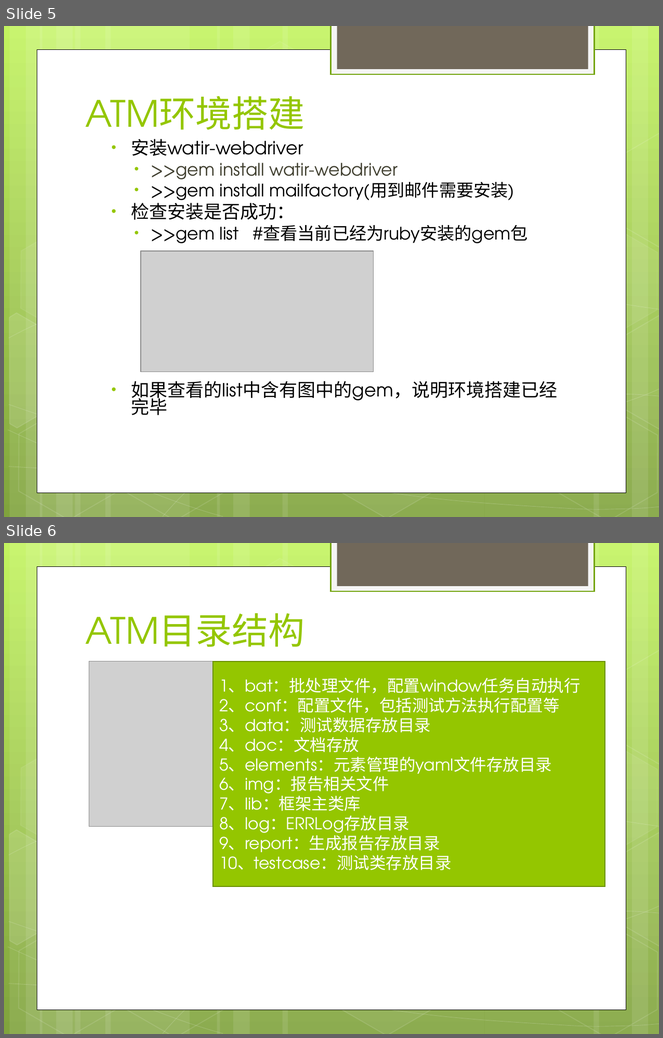
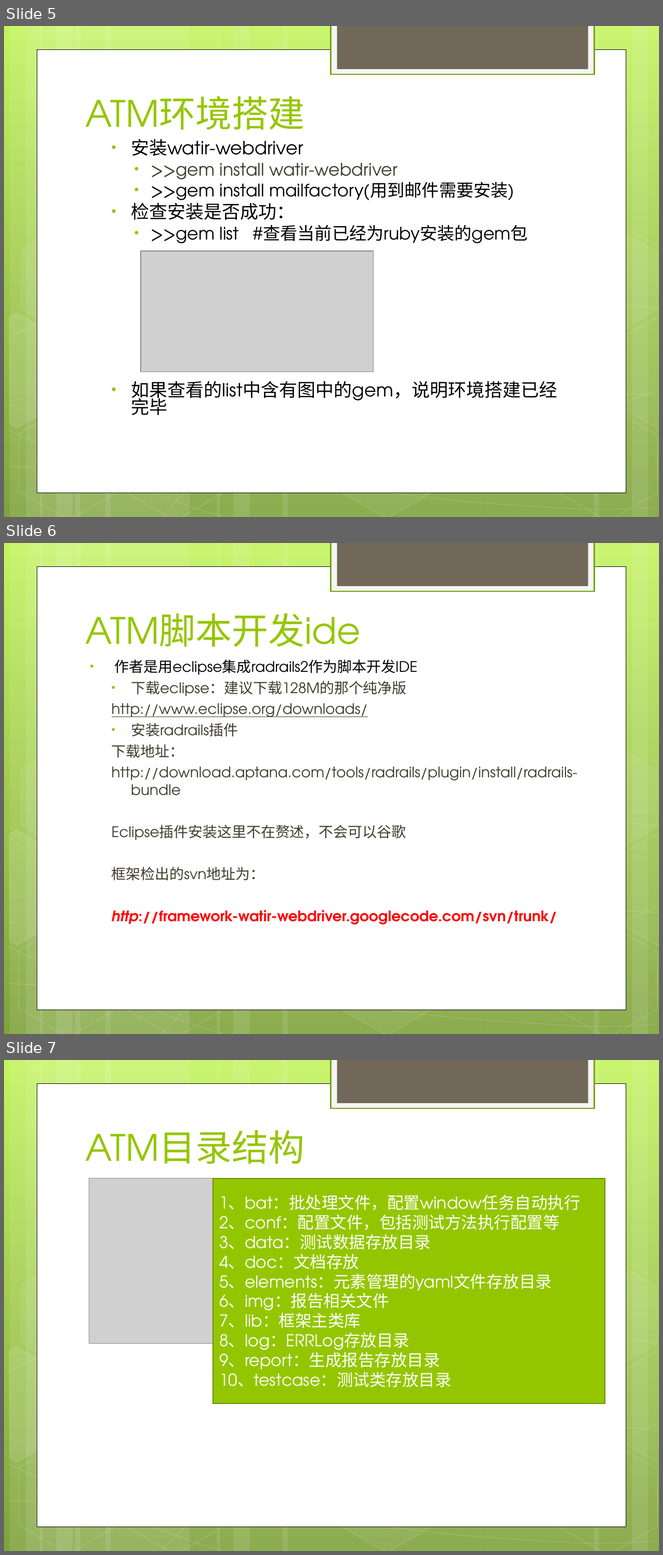
Before and after one commit to Shartul/framework-watir-webdriver, a slide deck: AutoTest/doc/ATM.ppt. Shown one above the other, each under a label of ours: slides 5 and 6 before the commit, slides 5, 6 and 7 after it. The pictures are 663x1038 and 663x1555 pixels, drawn with LibreOffice and Linux fonts; fonts in the diff are those of the drawing; grey boxes stand for pictures. Boxes give left, top, right and bottom in pixels: in the first picture for what was removed or moved away, otherwise in the second. Text is boxed around its words. In the diff, an @@ line names an element or a change of style, - is before the commit and + after.

```diff
--- a/AutoTest/doc/ATM.ppt
+++ b/AutoTest/doc/ATM.ppt
@@ slide 6 added at (x1=4, y1=543, x2=659, y2=1034), background gradient #C2F35F to #80A33D; not listed: 31 template elements that a slide beside it also shows @@
@@ title added at (x1=85, y1=613, x2=360, y2=660), 40 pt, text #94C600 @@
+ATM脚本开发ide
@@ text added at (x1=112, y1=659, x2=578, y2=925), 16 pt, text #3E3D2D @@
+• 作者是用eclipse集成radrails2作为脚本开发IDE
+  • 下载eclipse：建议下载128M的那个纯净版
+  http://www.eclipse.org/downloads/
+  • 安装radrails插件
+  下载地址：
+  http://download.aptana.com/tools/radrails/plugin/install/radrails-bundle
+  Eclipse插件安装这里不在赘述，不会可以谷歌
+  框架检出的svn地址为：
+  http://framework-watir-webdriver.googlecode.com/svn/trunk/
@@ what was slide 6 is now slide 7 @@
```
